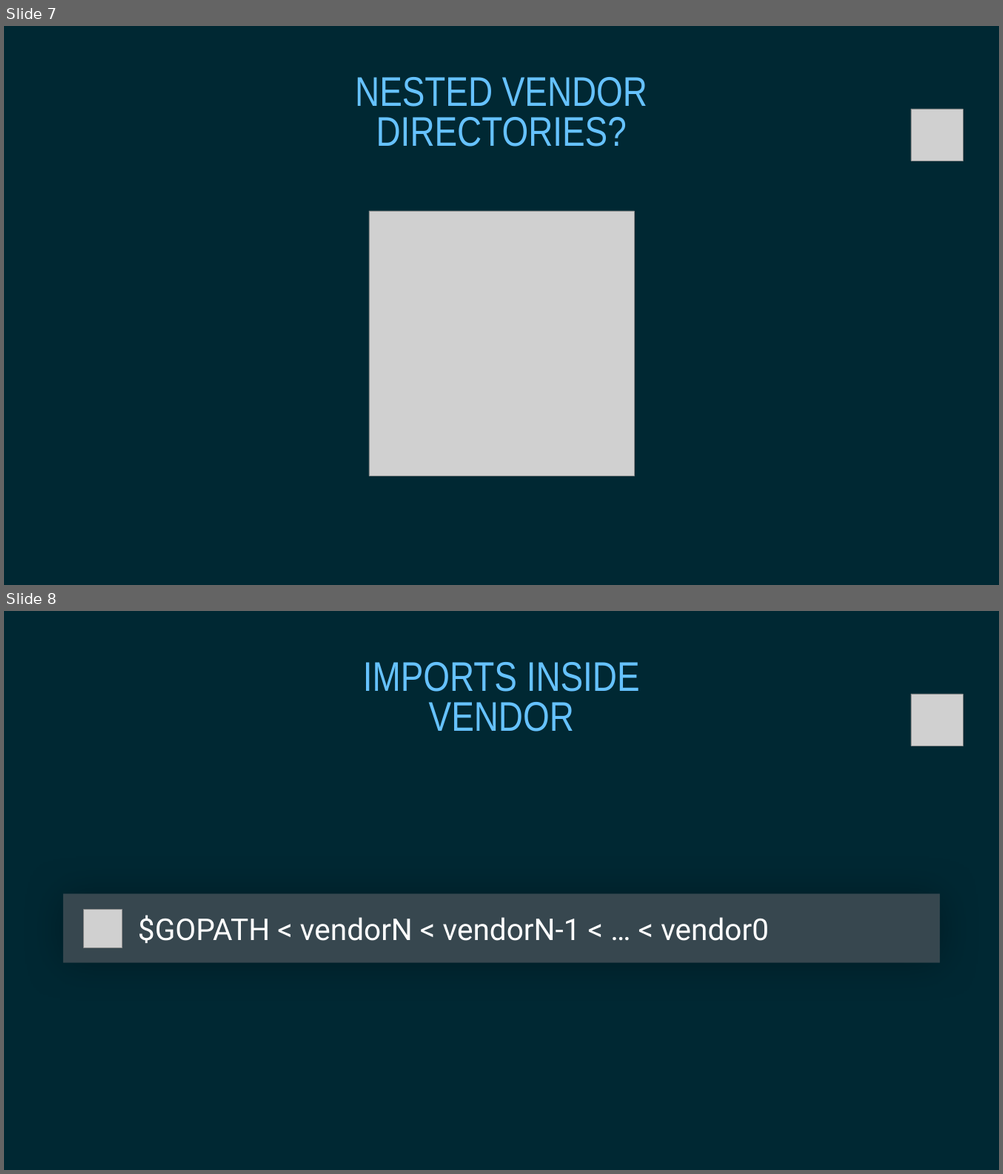
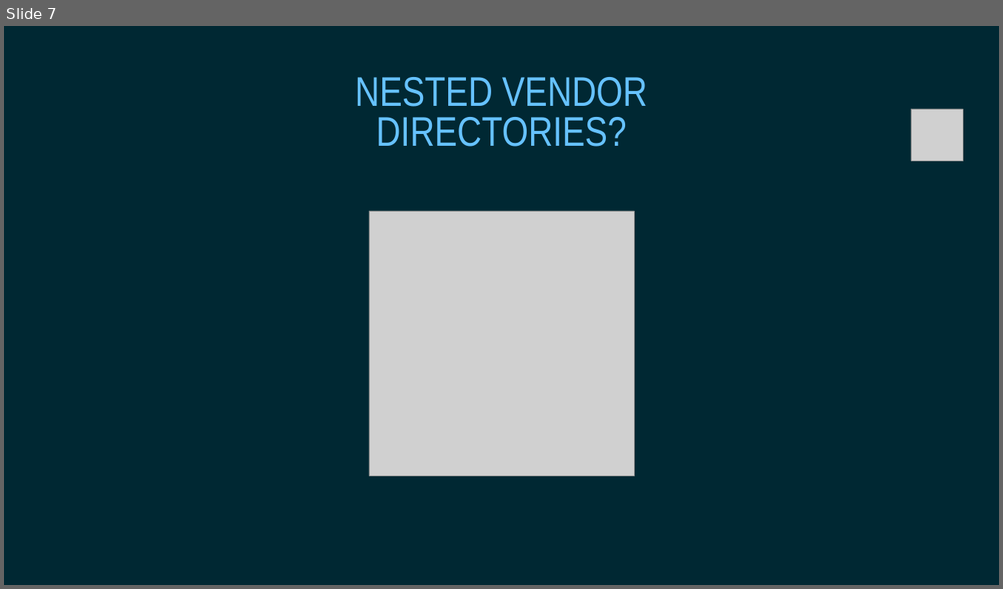
Before and after one commit to gophertuts/go-basics, a slide deck: vendor-directory/Vendor directory.pptx. Shown one above the other, each under a label of ours: slides 7 and 8 before the commit, slide 7 after it. The pictures are 1003x1174 and 1003x589 pixels, drawn with LibreOffice and Linux fonts; fonts in the diff are those of the drawing; grey boxes stand for pictures. Boxes give left, top, right and bottom in pixels: in the first picture for what was removed or moved away, otherwise in the second. Text is boxed around its words. In the diff, an @@ line names an element or a change of style, - is before the commit and + after.

Commit message:
update presentation for vendor directory

```diff
--- a/vendor-directory/Vendor directory.pptx
+++ b/vendor-directory/Vendor directory.pptx
@@ slide 8 removed at (4, 611, 999, 1170), background #002833 @@
@@ title removed at (363, 662, 640, 732) @@
-IMPORTS INSIDE VENDOR
@@ picture removed at (910, 694, 962, 746) @@
@@ rectangle removed at (63, 894, 939, 963) @@
@@ picture removed at (83, 909, 122, 948) @@
@@ text removed at (138, 915, 768, 943) @@
-$GOPATH < vendorN < vendorN-1 < … < vendor0
```
Also in this commit, not shown: 2 other files.
